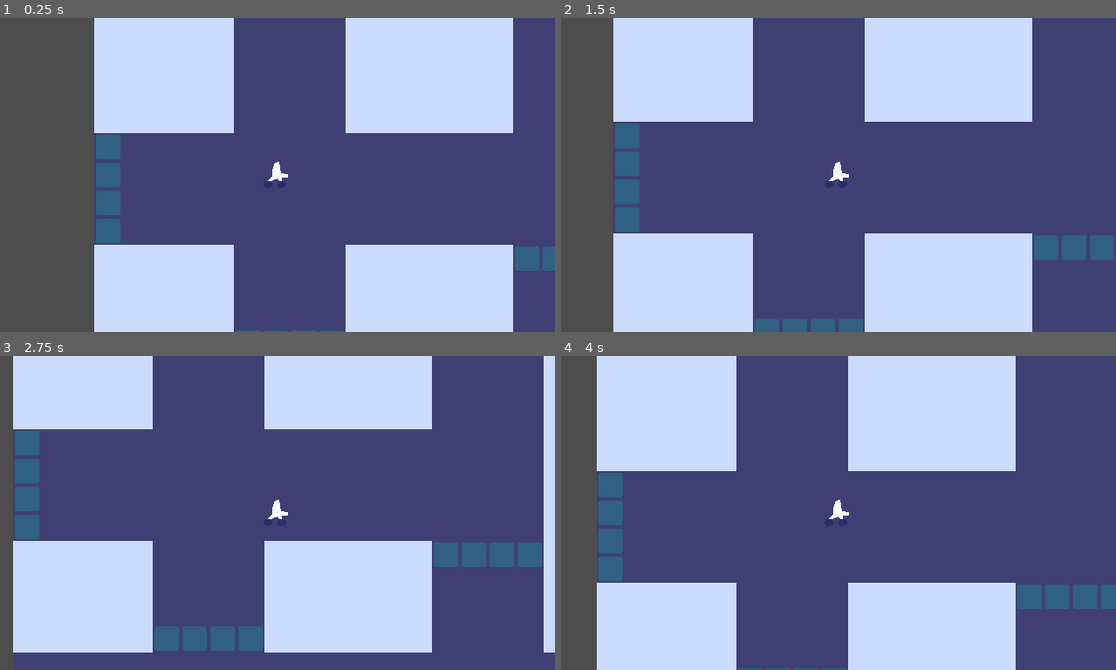
Above: before the commit, frames 1-4 (two rows, left to right).
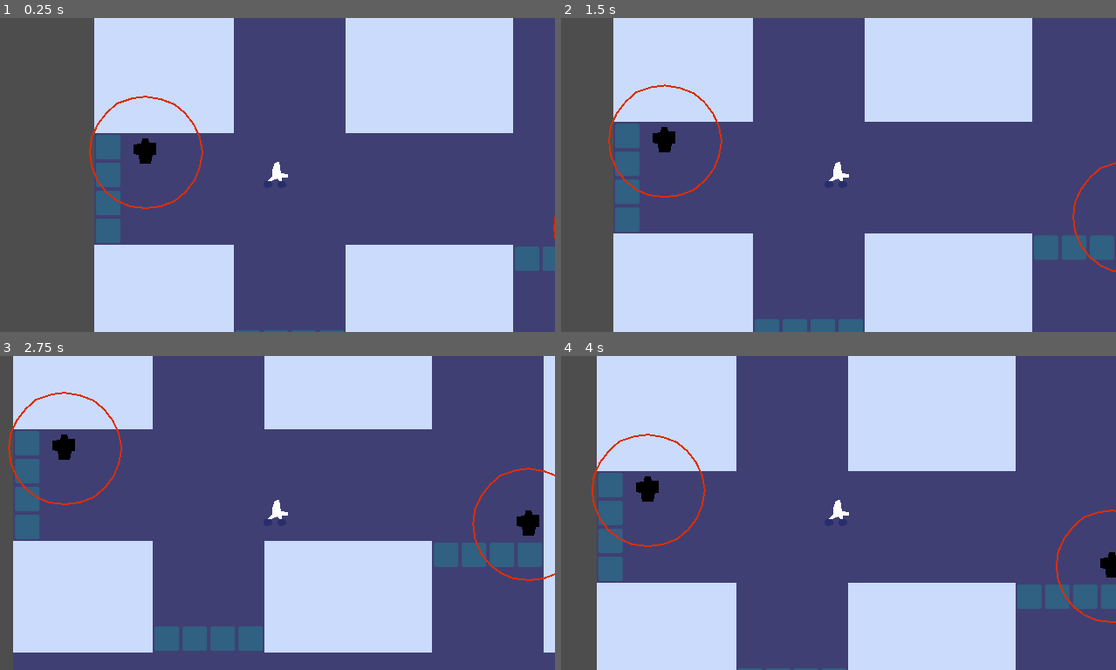
Above: after the commit, the same moments.

Repository: hawkstein/ludum-dare-59-signal
Game: Godot game, scene res://main.tscn
Same seed, same stepped clock (60 frames per second), same inputs: the game is played once before the commit and once after it.
Inputs:
- Up to frame 1 (0.25 s): no input
- Up to frame 2 (1.5 s): tap Enter at 0.5 s; hold Right (right) 0.53-1.28 s; hold Down (down) from 1.28 s (still down)
- Up to frame 3 (2.75 s): release Down (down) at 2.03 s; hold Right (right) from 2.03 s (still down)
- Up to frame 4 (4 s): release Right (right) at 2.78 s; hold Up (up) 2.78-3.53 s; hold Left (left) from 3.53 s (still down)

The runs differ from the first frame. In frame 1, 0.6% of the frame differs, in the area x 16-100%, y 24-71%; in frame 2, 0.7%; in frame 3, 1.0%, in the area x 1-100%, y 11-72%; in frame 4, 0.9%.

Commit message:
add man in black

Diff:
--- a/main.tscn
+++ b/main.tscn
@@ -2,6 +2,7 @@
 
 [ext_resource type="Texture2D" uid="uid://biquxa6irwrvo" path="res://world/tileset.png" id="1_ig7tw"]
 [ext_resource type="PackedScene" uid="uid://b42be3axcv1gi" path="res://player/player.tscn" id="2_0xm2m"]
+[ext_resource type="PackedScene" uid="uid://d2ag0ing1neyp" path="res://world/man-in-black.tscn" id="3_h2yge"]
 
 [sub_resource type="TileSetAtlasSource" id="TileSetAtlasSource_0xm2m"]
 texture = ExtResource("1_ig7tw")
@@ -25,3 +26,9 @@
 
 [node name="Player" parent="." unique_id=390508017 instance=ExtResource("2_0xm2m")]
 position = Vector2(112, 144)
+
+[node name="ManInBlack" parent="." unique_id=411042188 instance=ExtResource("3_h2yge")]
+position = Vector2(-37, 131)
+
+[node name="ManInBlack2" parent="." unique_id=117991004 instance=ExtResource("3_h2yge")]
+position = Vector2(495, 218)
--- /dev/null
+++ b/narrative/start-again.tscn
@@ -0,0 +1,31 @@
+[gd_scene format=3 uid="uid://byn7h777cq2yv"]
+
+[ext_resource type="Script" uid="uid://bkpo86pha32sl" path="res://narrative/start_again.gd" id="1_tg802"]
+
+[node name="StartAgain" type="Control" unique_id=828071294]
+layout_mode = 3
+anchors_preset = 15
+anchor_right = 1.0
+anchor_bottom = 1.0
+grow_horizontal = 2
+grow_vertical = 2
+script = ExtResource("1_tg802")
+
+[node name="ColorRect" type="ColorRect" parent="." unique_id=2132935385]
+layout_mode = 1
+anchors_preset = 15
+anchor_right = 1.0
+anchor_bottom = 1.0
+grow_horizontal = 2
+grow_vertical = 2
+color = Color(0, 0, 0, 1)
+
+[node name="Button" type="Button" parent="." unique_id=774554650]
+layout_mode = 0
+offset_left = 268.0
+offset_top = 146.0
+offset_right = 360.0
+offset_bottom = 177.0
+text = "Start again"
+
+[connection signal="pressed" from="Button" to="." method="_on_button_pressed"]
--- /dev/null
+++ b/narrative/start_again.gd
@@ -0,0 +1,4 @@
+extends Control
+
+func _on_button_pressed() -> void:
+	get_tree().change_scene_to_file("res://main.tscn")
--- a/player/player.gd
+++ b/player/player.gd
@@ -40,3 +40,7 @@
 
 	current_direction = desired_direction
 	# TODO: add speed up or brake code i.e if you tap the same direction speed up, tap the opposite to brake
+
+func reset() -> void:
+#	TODO: clear any data for this attempt
+	pass
--- a/project.godot
+++ b/project.godot
@@ -49,6 +49,12 @@
 ]
 }
 
+[layer_names]
+
+2d_physics/layer_1="player"
+2d_physics/layer_2="mib"
+2d_physics/layer_3="transmitters"
+
 [physics]
 
 3d/physics_engine="Jolt Physics"
--- /dev/null
+++ b/world/man-in-black.tscn
@@ -0,0 +1,28 @@
+[gd_scene format=3 uid="uid://d2ag0ing1neyp"]
+
+[ext_resource type="Script" uid="uid://dbasqce8ysu0b" path="res://world/man_in_black.gd" id="1_550yp"]
+
+[sub_resource type="CircleShape2D" id="CircleShape2D_junav"]
+radius = 64.0
+
+[node name="ManInBlack" type="Node2D" unique_id=411042188]
+script = ExtResource("1_550yp")
+
+[node name="Area2D" type="Area2D" parent="." unique_id=1095946514]
+collision_layer = 2
+
+[node name="CollisionShape2D" type="CollisionShape2D" parent="Area2D" unique_id=1669689265]
+position = Vector2(0, -13)
+shape = SubResource("CircleShape2D_junav")
+
+[node name="Polygon2D" type="Polygon2D" parent="." unique_id=58551891]
+position = Vector2(-16, -30)
+color = Color(0, 0, 0, 1)
+polygon = PackedVector2Array(12, 1, 11, 7, 2, 8, 2, 16, 2, 19, 8, 20, 9, 30, 22, 30, 24, 20, 28, 20, 28, 6, 20, 6, 19, 1)
+
+[node name="Line2D" type="Line2D" parent="." unique_id=989247371]
+points = PackedVector2Array(0, -77, -1, -77, 17, -74, 33, -68, 45, -58, 55, -45, 62, -30, 65, -13, 62, 4, 56, 19, 46, 32, 33, 43, 17, 49, 0, 51, -18, 49, -32, 43, -45, 33, -55, 20, -62, 3, -64, -13, -62, -30, -55, -45, -45, -58, -33, -69, -15, -75, 1, -77)
+width = 2.0
+default_color = Color(0.855405, 0.18104047, 0.002814205, 1)
+
+[connection signal="body_entered" from="Area2D" to="." method="_on_area_2d_body_entered"]
--- /dev/null
+++ b/world/man_in_black.gd
@@ -0,0 +1,10 @@
+extends Node2D
+
+
+func _on_area_2d_body_entered(body: Node2D) -> void:
+	if body.has_method("reset"):
+		body.reset()
+		call_deferred("_switch_to_start_again")
+
+func _switch_to_start_again() -> void:
+	get_tree().change_scene_to_file("res://narrative/start-again.tscn")
Not shown, added: narrative/start_again.gd.uid
Not shown, added: world/man_in_black.gd.uid
